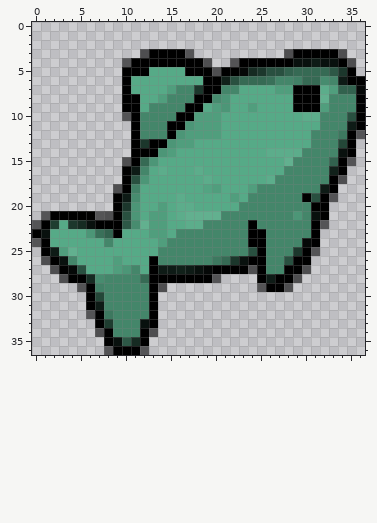
Pixel-art sprite -- ui/shell/select_settlement/images/wildlife.png. This is how it looked before the edit.
The file is 37x37 pixels. Colours within 5 levels of each other are drawn and written as one.
After the commit:
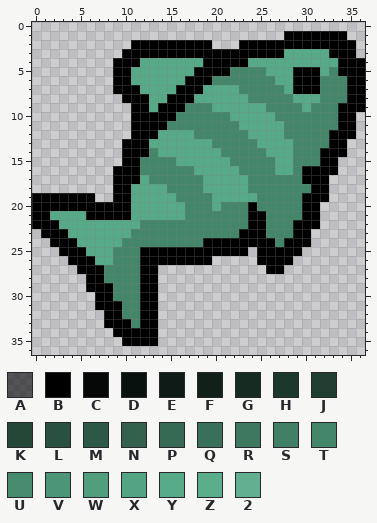
Palette (. is transparent): A #00000096  B #000000  C #050807  D #09110e  E #0e1b16  F #11211a  G #162b22  H #1c372c  J #1f3d30  K #244738  L #295040  M #2d5846  N #32624e  P #366a54  Q #397059  R #3d785f  S #418066  T #44866a  U #478c6f  V #4c9677  W #509e7d  X #53a482  Y #56aa87  Z #5cad8b  2 #62b08f
Difference:
Changed rows in their new state; - is an unchanged pixel.
first column x 0:
 1 ----------------------------BBBBBBB--
 2 -----------BBBBBBBBB---BBBBBBBBBBBBB-
 3 ----------BBB----BBBBBBBBBBBYYYYY-BB-
 4 ---------BB-YYYYYYYBBBB-YYYYYYYYYY-BB
 5 ---------B-YY----Y--B-TTTTYYYBBBYTB-B
 6 ---------B-------BB-TTTTTTTYYBBBT-T--
 7 ---------B-B---YBBBYYYYTTTTTY---TTTBB
 8 ------------B-YBBBYYYY--TTTTTYYYT--B-
 9 ----------.-BYBBBTTTYY--Y-TTTTYTT-BB-
10 ----------.-BBBBTTTTTT-----TTTTT--BB.
11 ------------BBBTTTTTTTT-----TTTT--BB.
12 ------------BBYYYYTTTTTT----TTT--BB-.
13 ----------B-BYYYYY--TTTTT----TT--BB.-
14 ----------B--TYY-----TTTTTYYYT--BBB.-
15 ----------B-TTTT------TTTTT-Y---BB..-
16 ---------B-B-TTTTTY----TTTT-Y-BBBB.--
17 ---------B-BYTTTTTTY----TTT---BBB..--
18 ---------B-Y---TTTTYY---T------BB.---
19 BBBBBBB---BY----TTTT--Y-Y------B-.---
20 BBBBBBBBB-BY--Y-YTTT-TT-B-----B-.----
21 BBYYYY-BB-BY-YY-YTTTT---BB---TBB.----
22 B-B-YYYYYYYYTTTTTTT------B---BB-.----
23 .BBB--YYYY-TTTTT-------B-----BB.-----
24 ..BBB---Y-TTTTT----BBBBB--B-BBB.-----
25 -..BBB---TTTBBBBBBBBBBBB.-BBBB..-----
26 -...BBB--TTTB-BBBBBB.....-BBB..------
27 --...BBBTTT-B-............BB...------
28 ---...BB----B-.......----.....-------
29 -----.-BB---B-.----------....--------
30 ------.BB---B------------------------
31 ------.BBB--B------------------------
32 ------..BB--B------------------------
33 -------.BBB-B------------------------
34 -------..BBB-B-----------------------
35 --------..BB-B-----------------------
36 --------.....------------------------
Boxes around the changes in both pictures, in picture pixels (x1, y1, x2, y2):
changed: (32, 31, 365, 355)
